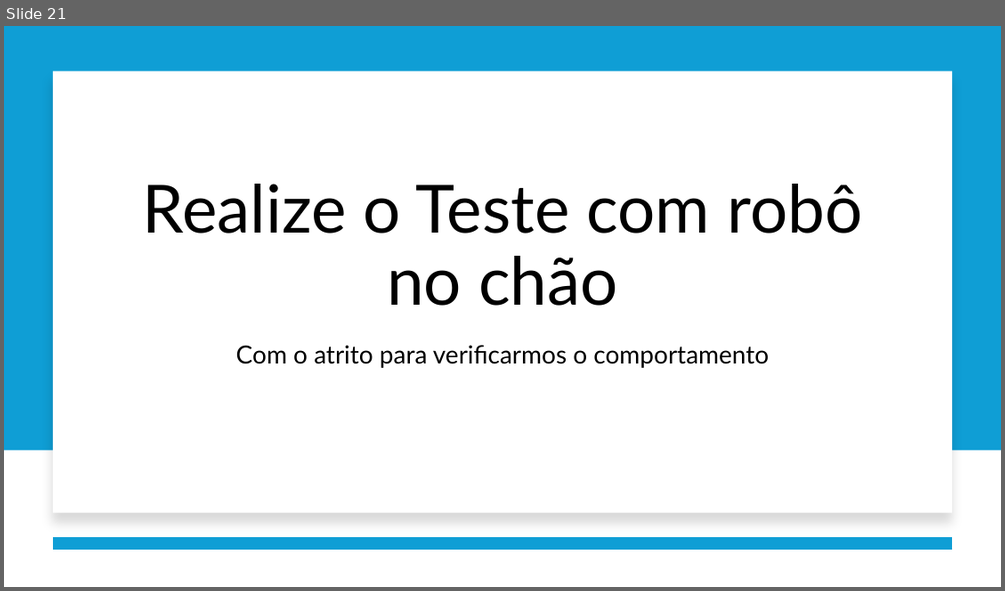
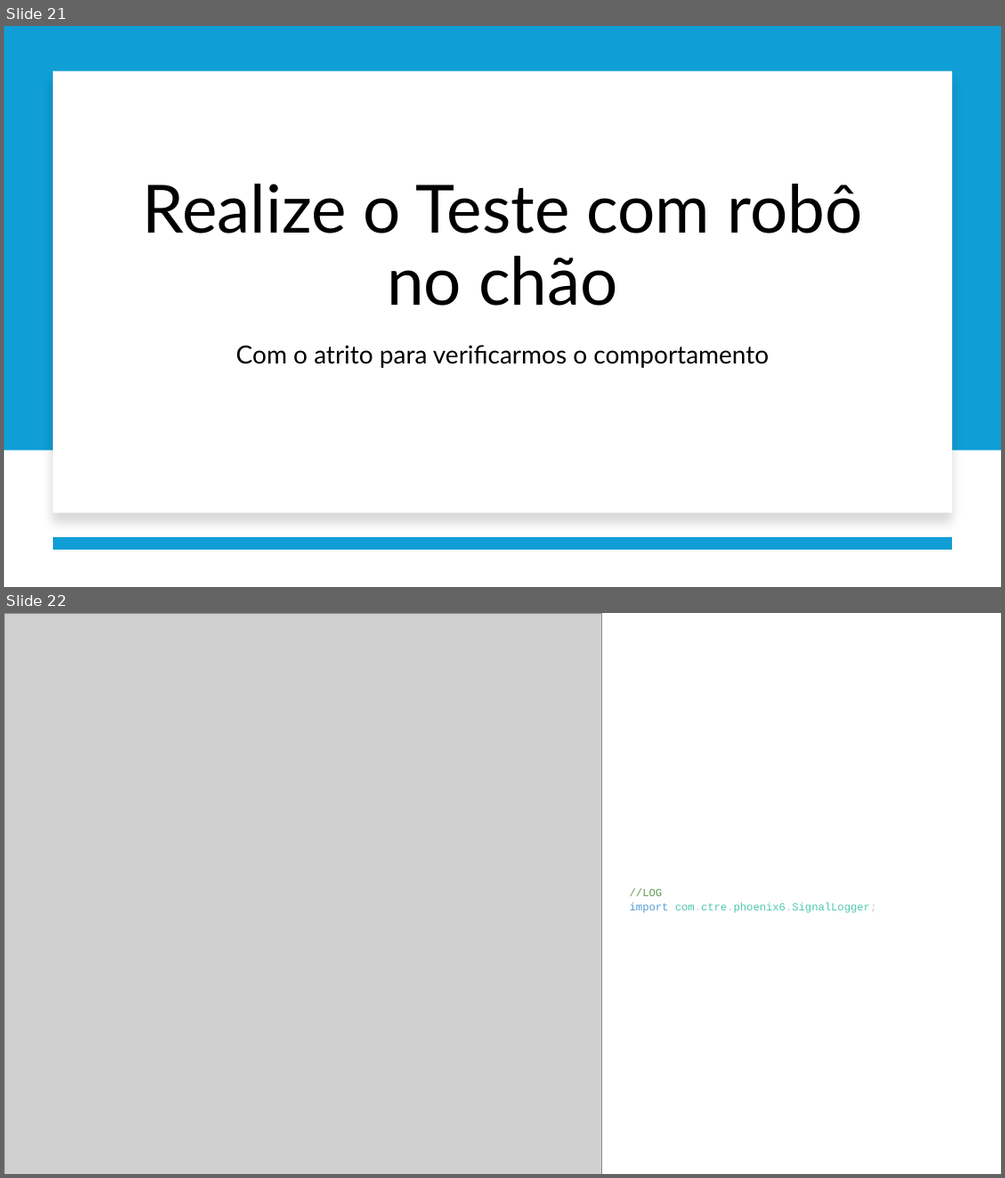
Before and after one commit to fabio-sudo/Tutorial_WPLIB, a slide deck: 4 - Calibração/Aula 5.pptx. Shown one above the other, each under a label of ours: slide 21 before the commit, slides 21 and 22 after it. The pictures are 1005x591 and 1005x1178 pixels, drawn with LibreOffice and Linux fonts; fonts in the diff are those of the drawing; grey boxes stand for pictures. Boxes give left, top, right and bottom in pixels: in the first picture for what was removed or moved away, otherwise in the second. Text is boxed around its words. In the diff, an @@ line names an element or a change of style, - is before the commit and + after.

```diff
--- a/4 - Calibração/Aula 5.pptx
+++ b/4 - Calibração/Aula 5.pptx
@@ slide 22 added at [4,613,1001,1174], background #FFFFFF @@
@@ picture added at [4,613,601,1174] @@
@@ text added at [630,888,877,913], 10.5 pt, text #4EC9B0 @@
+//LOG
+import com.ctre.phoenix6.SignalLogger;
```
Also in this commit, not shown: 2 other slides added, 2 other files.
